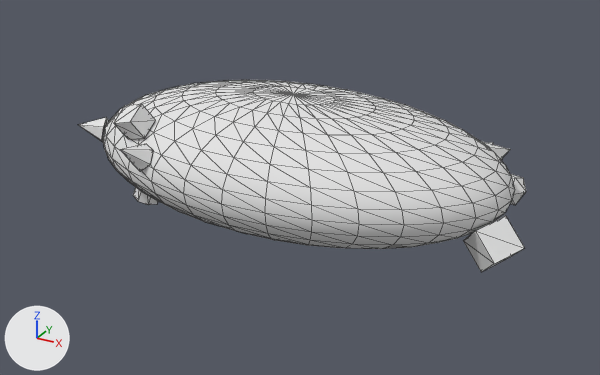
The glTF model public/Objects/object04_medium.glb: old version first, new version second.
Rendered twice from a 50 mm lens placed at (2.93, -5.22, 2.36), pointed at (0.08, -0.04, -0.23). Arrows for +X, +Y and +Z are at lower left; the lights stay in place. The older version comes first. Mesh edges are drawn as thin lines. Vertices at exactly the same position are counted once.

In view in the first picture: 'object04_medium'.
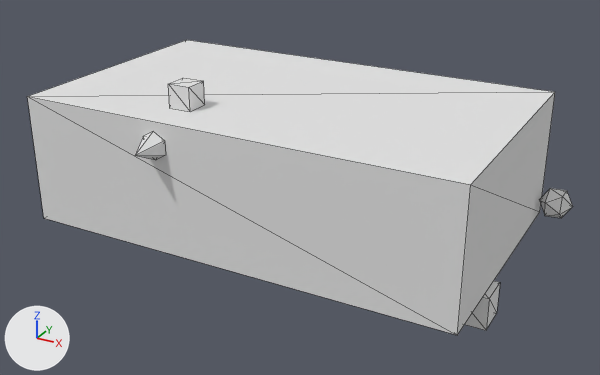
Where the change shows, as pixel boxes (x1, y1, x2, y2) in the pictures (600 x 375 px):
'object04_medium', reshaped (22% wider, 53% taller)
    before: (79, 80, 526, 272)
    after: (27, 40, 573, 335)
part 1 of me_sphere_010, added
    after: (27, 40, 555, 335)
part 2 of me_sphere_010, added
    after: (168, 78, 205, 112)
part 3 of me_sphere_010, added
    after: (539, 188, 573, 218)
part 4 of me_sphere_010, added
    after: (465, 281, 500, 330)
part 5 of me_sphere_010, added
    after: (135, 131, 166, 160)
part 6 of me_sphere_010, deleted
    before: (103, 80, 515, 249)
part 7 of me_sphere_010, deleted
    before: (133, 187, 158, 205)
part 8 of me_sphere_010, deleted
    before: (510, 174, 526, 205)
part 9 of me_sphere_010, deleted
    before: (114, 104, 155, 139)
part 10 of me_sphere_010, deleted
    before: (463, 216, 524, 272)
part 11 of me_sphere_010, deleted
    before: (79, 117, 108, 142)
part 12 of me_sphere_010, deleted
    before: (121, 144, 153, 172)
part 13 of me_sphere_010, deleted
    before: (481, 141, 511, 159)

The change in detail:
me_sphere_010 is used by ob_object04_medium; location (0.0, 0.0, 0.0).
me_sphere_010 had 579 vertices, 1114 faces and spanned x -1.81..1.88, y -1.02..1.0, z -0.67..0.5.
me_sphere_010 now has 105 vertices, 166 faces and spans x -1.92..1.96, y -1.21..1.27, z -0.75..0.68.
me_sphere_010 part 1: a new loose piece, a box spanning x -1.7..1.7, y -1.0..1.0, z -0.5..0.5, in mat_mat_object04_medium (white #e5e5e5).
me_sphere_010 part 2: a new loose piece, a box spanning x -0.61..-0.43, y -0.71..-0.53, z 0.5..0.68, in mat_mat_object04_medium (white #e5e5e5).
me_sphere_010 part 3: a new loose piece, an icosphere of 20 faces spanning x 1.7..1.96, y 0.81..1.03, z -0.48..-0.25, in mat_mat_object04_medium (white #e5e5e5).
me_sphere_010 part 4: a new loose piece, a box spanning x 1.5..1.74, y -0.49..-0.25, z -0.75..-0.5, in mat_mat_object04_medium (white #e5e5e5).
me_sphere_010 part 5: a new loose piece, a 6-sided cone pointing to -y spanning x -0.63..-0.44, y -1.21..-1.0, z 0.22..0.43, in mat_mat_object04_medium (white #e5e5e5).
me_sphere_010 part 6: the loose piece of 482 vertices spanning x -1.7..1.7, y -1.0..1.0, z -0.5..0.5 is deleted.
me_sphere_010 part 7: the loose piece of 16 vertices spanning x -1.42..-1.13, y -0.33..-0.07, z -0.58..-0.29 is deleted.
me_sphere_010 part 8: the loose piece of 12 vertices spanning x 1.43..1.68, y 0.42..0.67, z -0.27..-0.04 is deleted.
me_sphere_010 part 9: the loose piece of 8 vertices spanning x -1.07..-0.84, y -0.83..-0.57, z 0.19..0.48 is deleted.
me_sphere_010 part 10: the loose piece of 8 vertices spanning x 1.46..1.88, y -0.44..-0.05, z -0.43..-0.03 is deleted.
me_sphere_010 part 11: the loose piece of 7 vertices spanning x -1.81..-1.56, y -0.41..-0.22, z -0.08..0.14 is deleted.
me_sphere_010 part 12: the loose piece of 7 vertices spanning x -0.87..-0.68, y -1.02..-0.79, z 0.05..0.25 is deleted.
me_sphere_010 part 13: the loose piece of 7 vertices spanning x 1.19..1.45, y 0.57..0.86, z -0.1..0.14 is deleted.
Other edits to the shape of me_sphere_010 do not show in these pictures.
